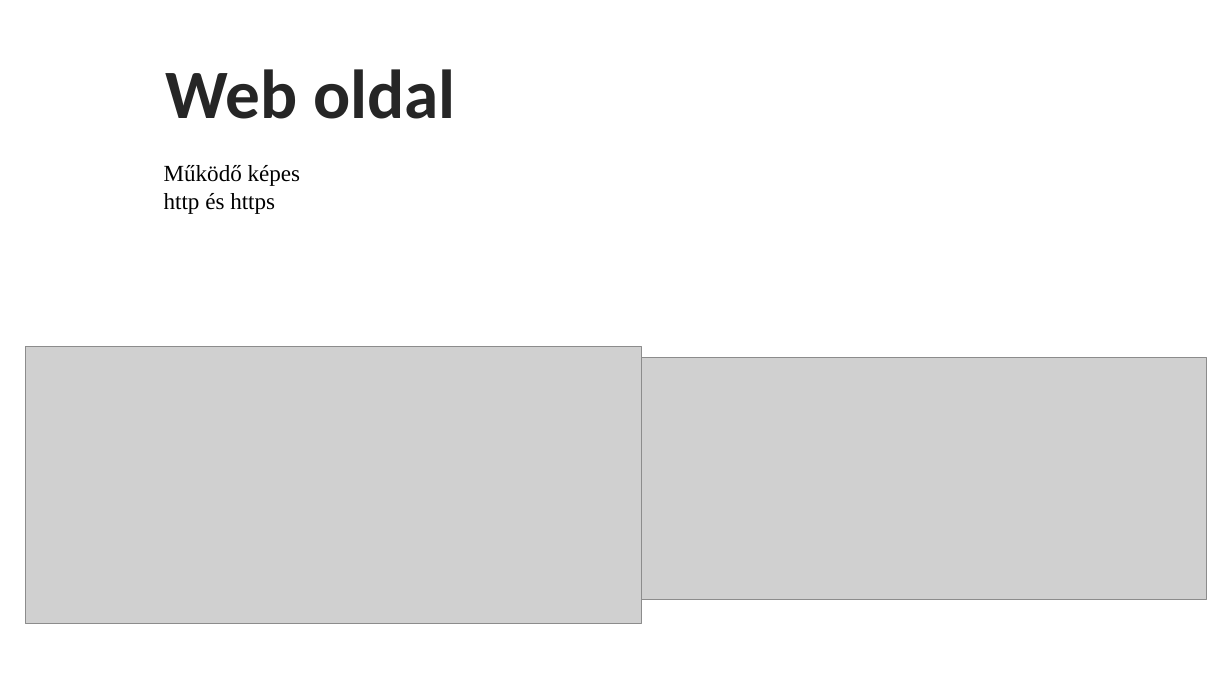
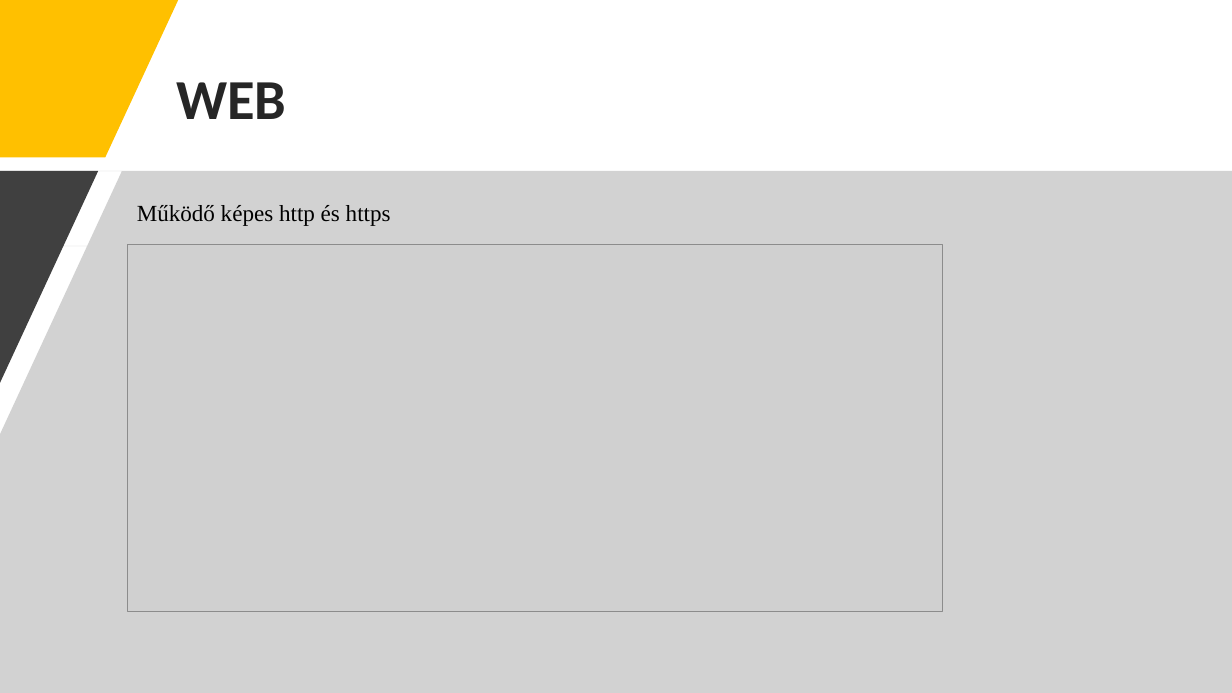
Before and after one commit to MatraBendi/Vizsga2022_IRU, a slide deck: slide 10 of Szerver bemutató.pptx. Drawn at 1232x693 pixels with LibreOffice and Linux fonts; fonts in the diff are those of the drawing; grey boxes stand for pictures. Boxes give left, top, right and bottom in pixels: in the first picture for what was removed or moved away, otherwise in the second. Text is boxed around its words. In the diff, an @@ line names an element or a change of style, - is before the commit and + after.

Commit message:
design

```diff
--- a/Szerver bemutató.pptx
+++ b/Szerver bemutató.pptx
@@ freeform shape added at box(0, 0, 178, 157), fill #FFC000 @@
@@ text "WEB" at box(176, 82, 286, 119): vertical alignment top to middle @@
@@ text at box(176, 82, 286, 119): text changed; size 54 to 44 pt @@
-Web oldal
+WEB
@@ freeform shape added at box(0, 171, 1232, 693), fill #A6A6A6 at 50% opacity @@
@@ freeform shape added at box(0, 171, 98, 383), fill #404040 @@
@@ text at box(137, 205, 391, 226): text changed @@
-Működő képes
-http és https
+Működő képes http és https
@@ picture: place and size @@
-picture at box(26, 347, 642, 624)
+picture at box(128, 245, 943, 612)
@@ picture removed at box(641, 358, 1207, 600) @@
```
Also in this commit, not shown: 9 other slides changed.
